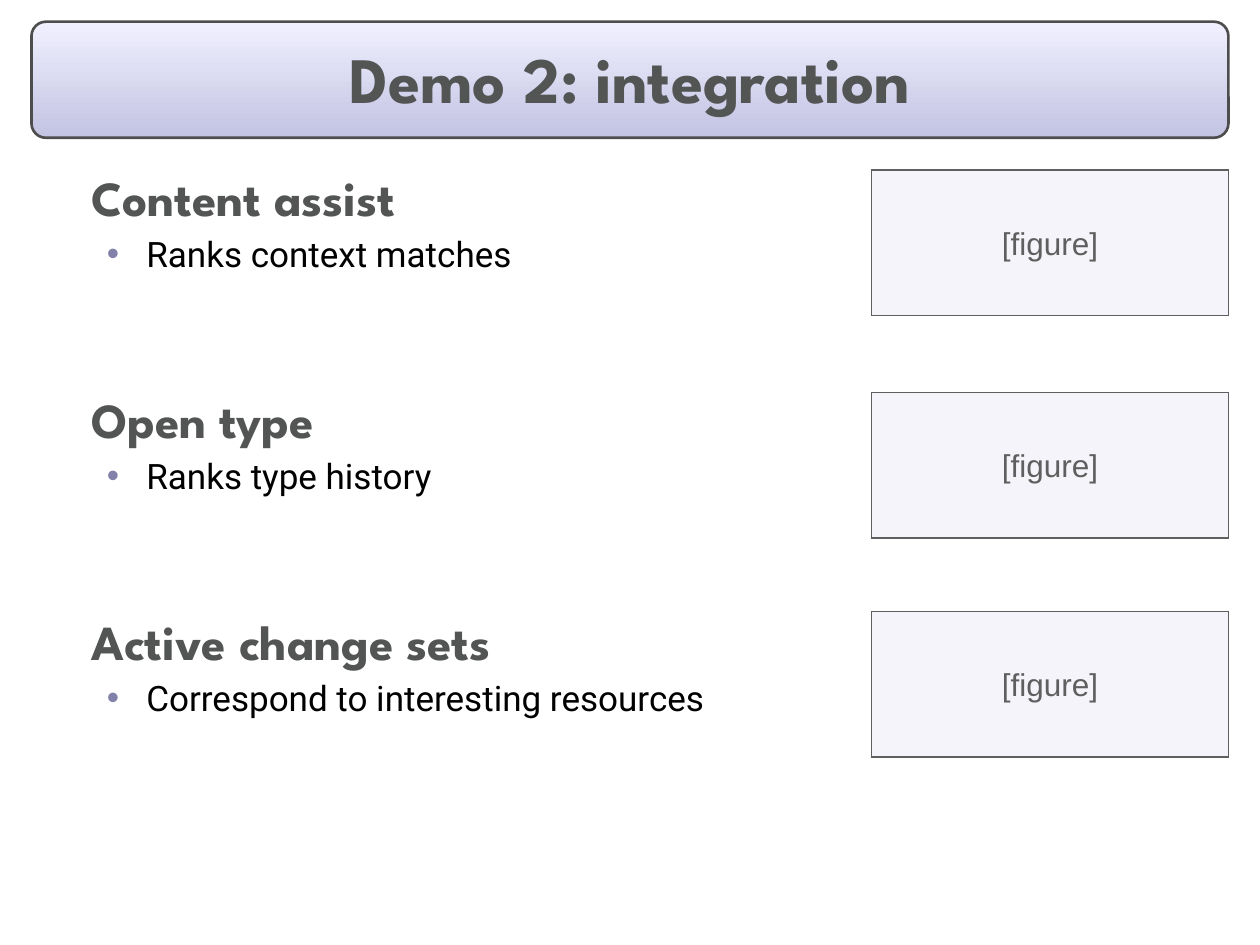
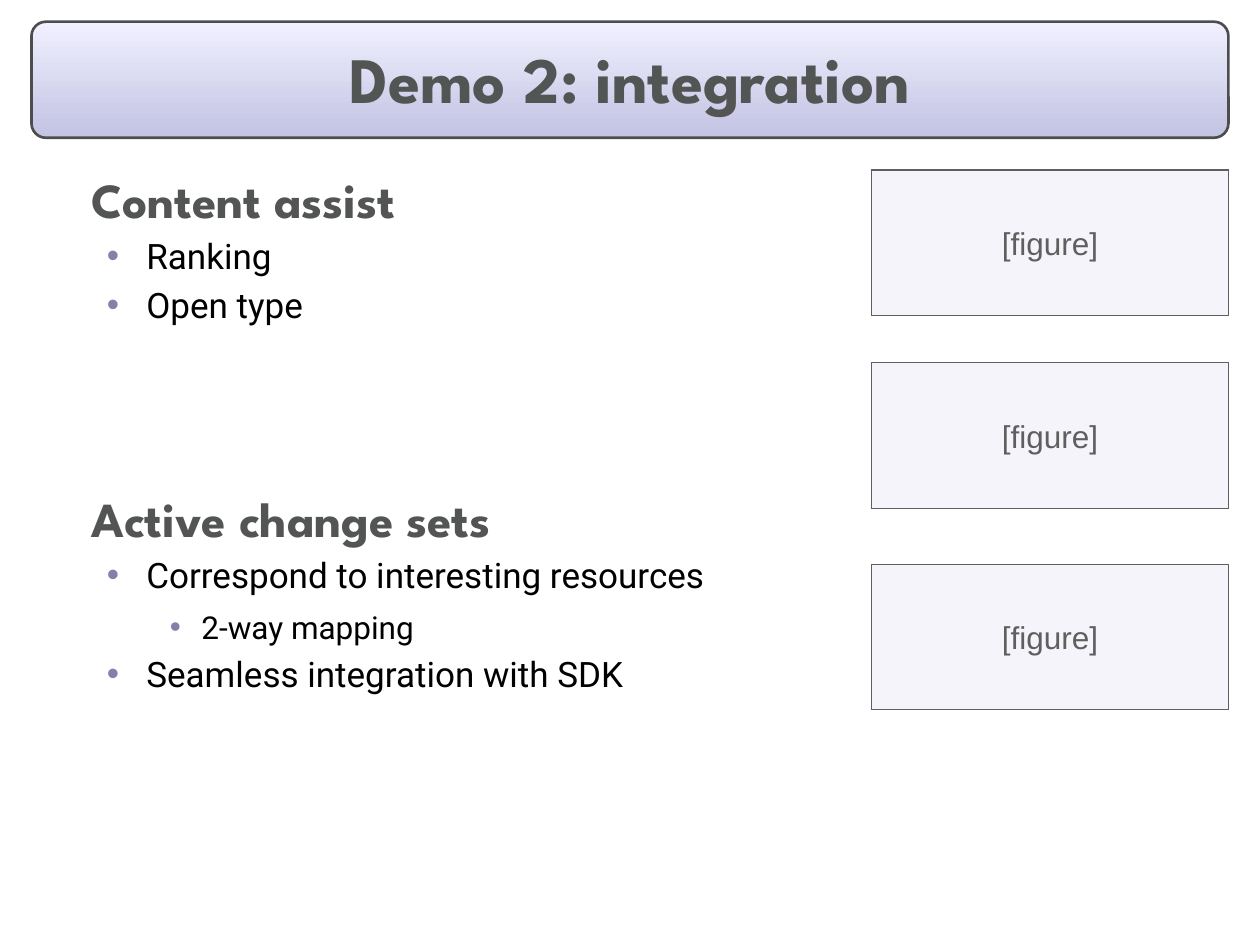
Before and after one commit to eclipse-mylyn/mylyn-website, a slide deck: slide 6 of publications/2006-03-mylar-eclipsecon.ppt. Drawn at 1260x945 pixels with LibreOffice and Linux fonts; fonts in the diff are those of the drawing. Boxes give left, top, right and bottom in pixels: in the first picture for what was removed or moved away, otherwise in the second. Text is boxed around its words. In the diff, an @@ line names an element or a change of style, - is before the commit and + after.

```diff
--- a/publications/2006-03-mylar-eclipsecon.ppt
+++ b/publications/2006-03-mylar-eclipsecon.ppt
@@ text at [146, 242, 271, 277]: text changed @@
-  • Ranks context matches
+  • Ranking
@@ text at [146, 292, 303, 326]: size 28 to 20 pt, font League Spartan to Roboto, text colour #535454 to #000000, bold off in "Open type"; bullet   to •; list level 1 to 2 in "Open type"; bullet colour #666699 to #8181A9 @@
@@ rectangle "[figure]": place and size @@
-rectangle "[figure]" at [872, 392, 1228, 538]
+rectangle "[figure]" at [872, 363, 1228, 509]
@@ text at [146, 462, 432, 497]: paragraph removed @@
-  • Ranks type history
@@ rectangle "[figure]": place and size @@
-rectangle "[figure]" at [872, 611, 1228, 757]
+rectangle "[figure]" at [872, 564, 1228, 711]
@@ text at [146, 616, 623, 695]: paragraphs added @@
+    • 2-way mapping
+  • Seamless integration with SDK
```
Also in this commit, not shown: 17 other slides changed.
